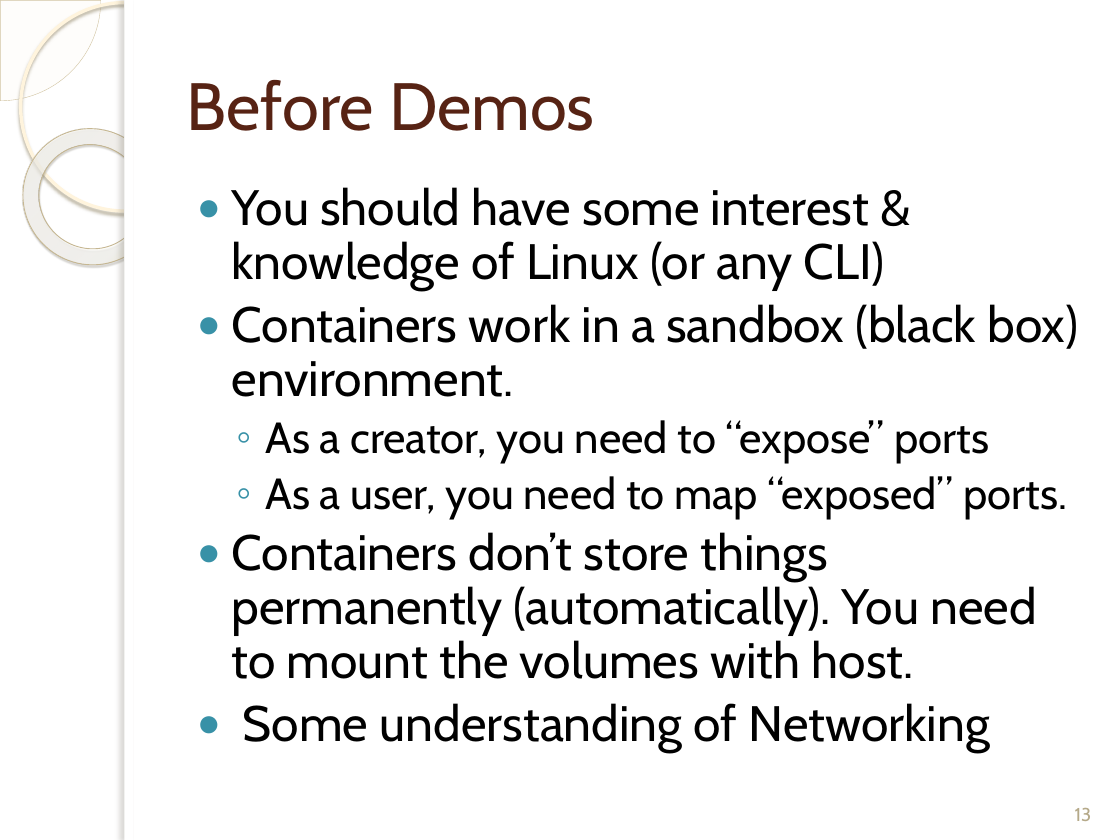
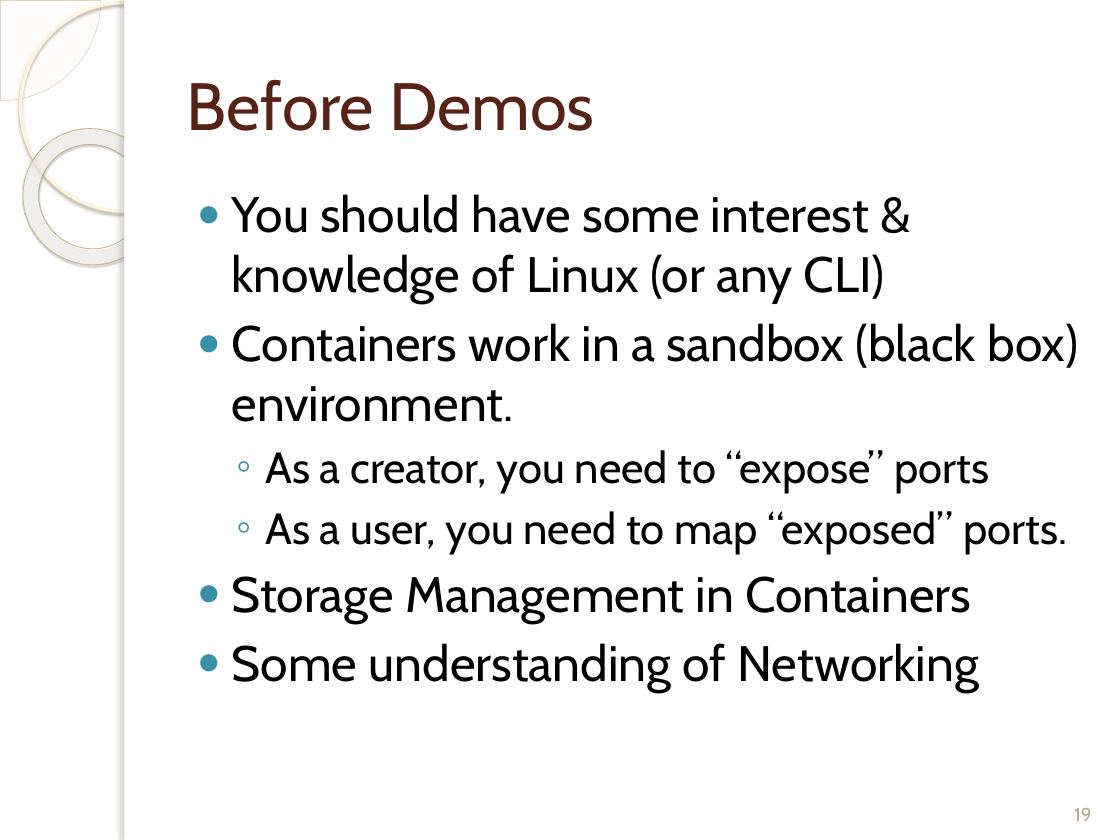
Before and after one commit to bilalshahzad139/first-step-towards-professional-career, a slide deck: slide 19 of Docker/Intro_to_Docker_Bilal_Shahzad.pptx (slide 13 before the commit). Drawn at 1120x840 pixels with LibreOffice and Linux fonts; fonts in the diff are those of the drawing; background and template pictures are left out. Boxes give left, top, right and bottom in pixels: in the first picture for what was removed or moved away, otherwise in the second. Text is boxed around its words. In the diff, an @@ line names an element or a change of style, - is before the commit and + after.

```diff
--- a/Docker/Intro_to_Docker_Bilal_Shahzad.pptx
+++ b/Docker/Intro_to_Docker_Bilal_Shahzad.pptx
@@ text at box(232, 194, 1078, 691): line spacing 0.9 to 1 @@
@@ text at box(232, 576, 971, 622): text changed @@
-● Containers don’t store things permanently (automatically). You need to mount the volumes with host.
+● Storage Management in Containers
@@ page number at box(1074, 808, 1091, 821): text changed @@
-13
+19
```
Also in this commit, not shown: 6 other slides changed, 6 slides added, 1 other file.
